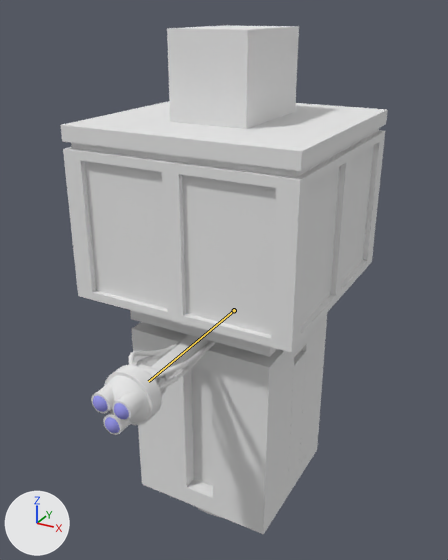
The Blender file Assets/models/cave/room02/room02f_miner_alt01.blend, before and after one commit.
Camera for both pictures: a 50 mm camera at (5.26, -9.98, 2.01) aimed at (0.12, -0.65, -2.65). Lighting does not change. The marker at lower left points along +X, +Y and +Z. The bones that change are drawn over the model as lines.

Objects in the first picture: 'arms_lower_left_right', 'arms_upper_left_right', 'body_bottom', 'body_clamp', 'body_top', 'collection_area', 'eye.000', 'eye.001', 'eye.002', 'head_ball', 'head_power_cable01', 'head_power_cable02', 'head_power_cable03', 'head_power_cable04', 'head_rim', 'iris.000', 'iris.001', 'iris.002', 'neck', 'neck_joint'.
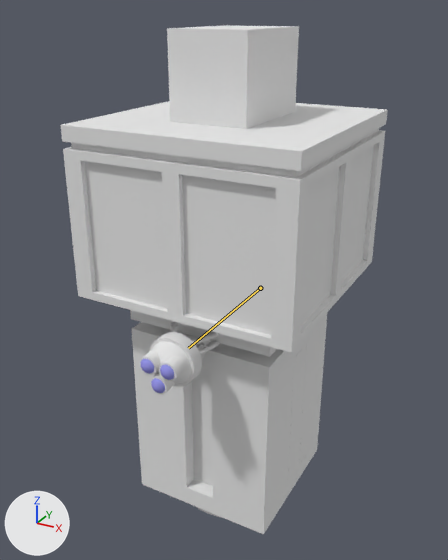
The newer file adds an action. The first version stands in its rest pose; the second is drawn at frame 1 of the action 'miner01_neck_extend'.

Where the change shows, as pixel boxes [x1, y1, x2, y2] in the pictures (448 x 560 px):
'head_rim', posed (8% narrower, 8% shorter)
    before: [104, 365, 162, 425]
    after: [149, 332, 202, 387]
'head_ball', posed
    before: [108, 370, 159, 423]
    after: [153, 341, 192, 385]
'eye.002', posed (12% narrower, 13% shorter)
    before: [112, 392, 144, 421]
    after: [159, 356, 187, 381]
'arms_upper_left_right', posed (7% taller)
    before: [291, 350, 306, 421]
    after: [291, 345, 306, 421]
'eye.001', posed (8% narrower, 16% shorter)
    before: [91, 383, 114, 414]
    after: [139, 349, 160, 375]
'head_power_cable04', posed
    before: [151, 341, 213, 380]
    after: [192, 333, 219, 345]
'eye.000', posed (10% narrower, 8% shorter)
    before: [103, 411, 131, 435]
    after: [150, 373, 175, 395]
'head_power_cable03', posed
    before: [159, 342, 216, 390]
    after: [199, 341, 220, 355]
'iris.002', posed
    before: [114, 403, 129, 419]
    after: [160, 365, 175, 380]
'iris.000', posed (6% narrower)
    before: [105, 417, 120, 433]
    after: [151, 378, 165, 393]
'iris.001', posed (12% narrower, 11% shorter)
    before: [93, 395, 108, 412]
    after: [141, 359, 154, 374]
'neck_joint', posed
    before: [137, 364, 168, 397]
    after: [180, 333, 206, 359]
'head_power_cable02', posed
    before: [128, 343, 176, 365]
    after: [170, 322, 180, 332]
'head_power_cable01', posed
    before: [134, 335, 190, 366]
    after: [176, 330, 182, 333]
bone 'neck', root to tip
    before: (234, 310) to (148, 381)
    after: (260, 288) to (188, 348)

The change in detail:
Bone 'neck' (bone_neck) moves from (0.0, 0.0, 0.0) to (0.0, -1.23, 0.0).
